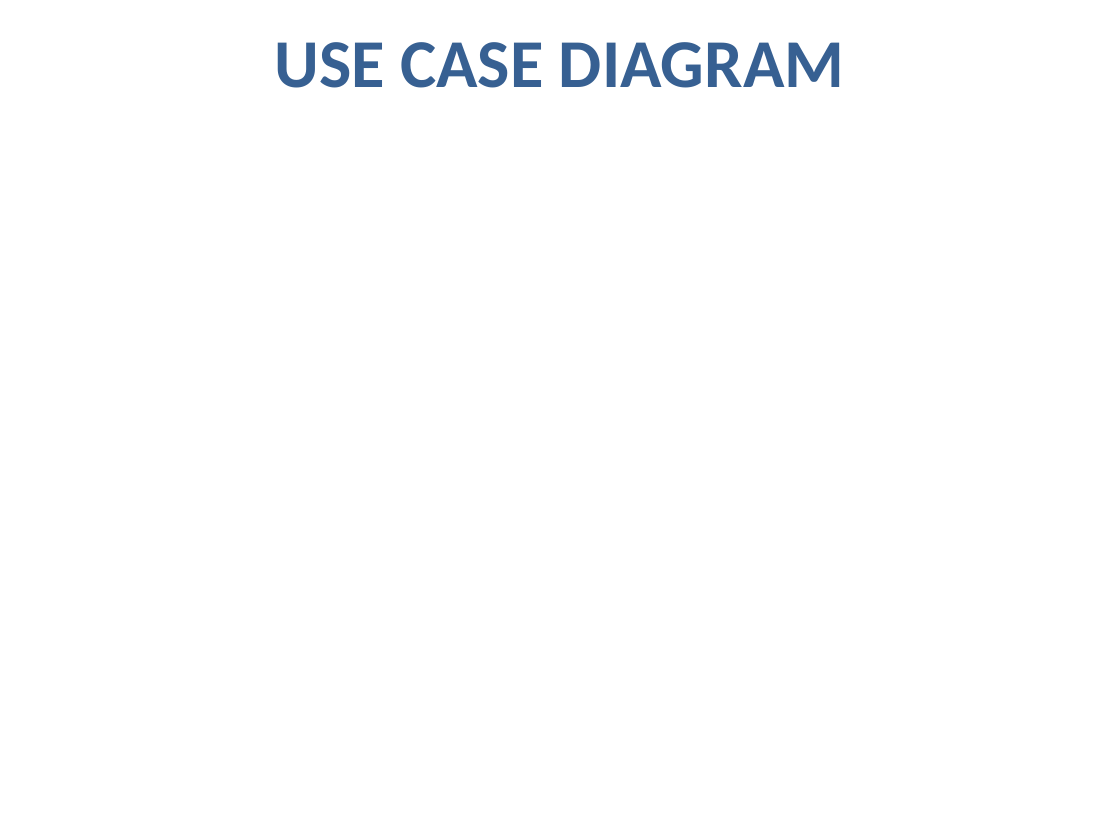
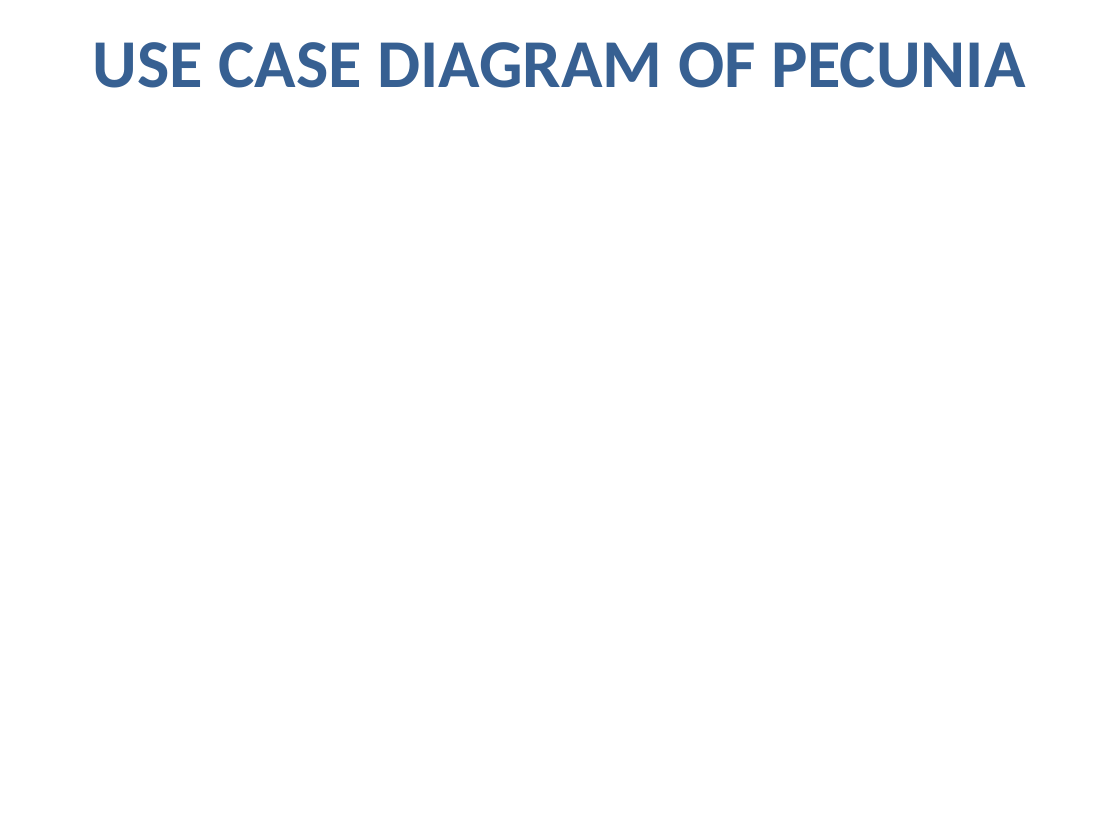
Before and after one commit to SamanwayCapg/Pecunia_codes, a slide deck: slide 5 of Presentation Aishwarya.pptx. Drawn at 1120x840 pixels with LibreOffice and Linux fonts; fonts in the diff are those of the drawing; background and template pictures are left out. Boxes give left, top, right and bottom in pixels: in the first picture for what was removed or moved away, otherwise in the second. Text is boxed around its words. In the diff, an @@ line names an element or a change of style, - is before the commit and + after.

```diff
--- a/Presentation Aishwarya.pptx
+++ b/Presentation Aishwarya.pptx
@@ title at (x1=93, y1=42, x2=1025, y2=88): text changed @@
-USE CASE DIAGRAM
+USE CASE DIAGRAM OF PECUNIA
```
Also in this commit, not shown: 5 other slides changed, 1 slide added, 1 slide removed.
